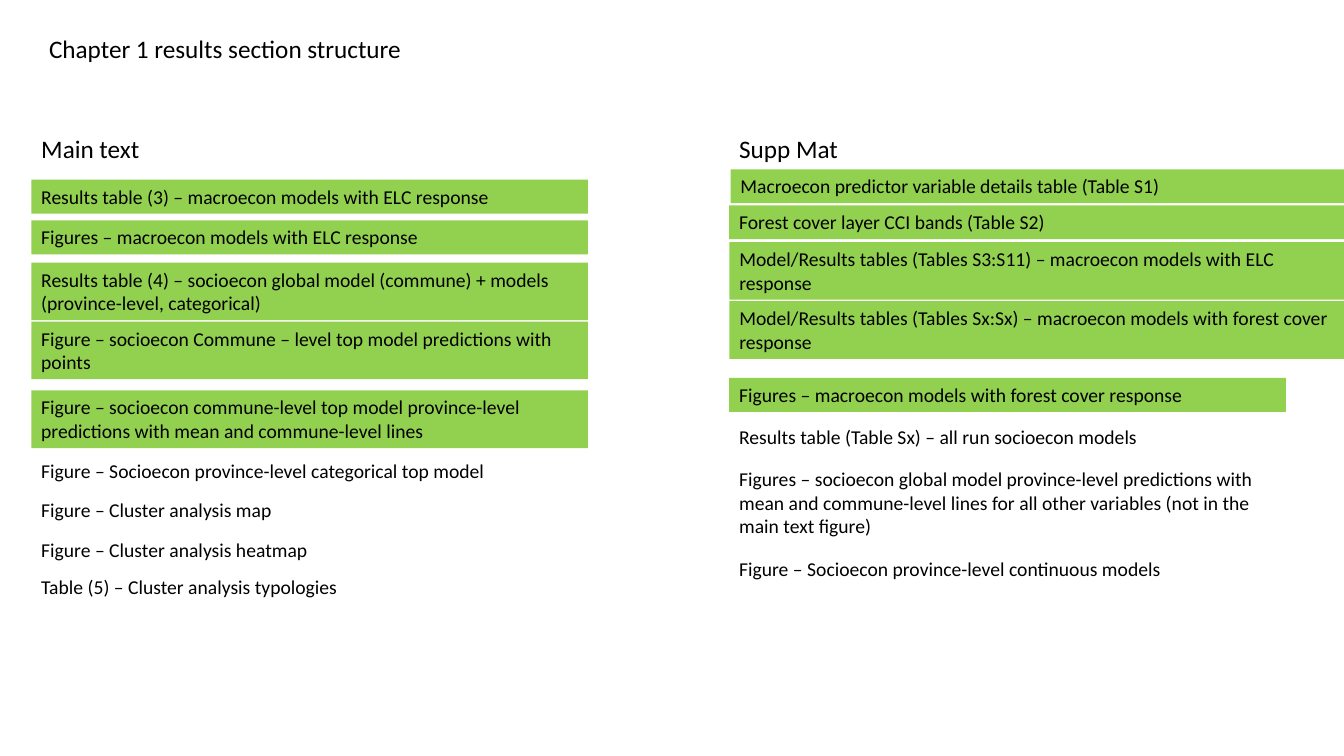
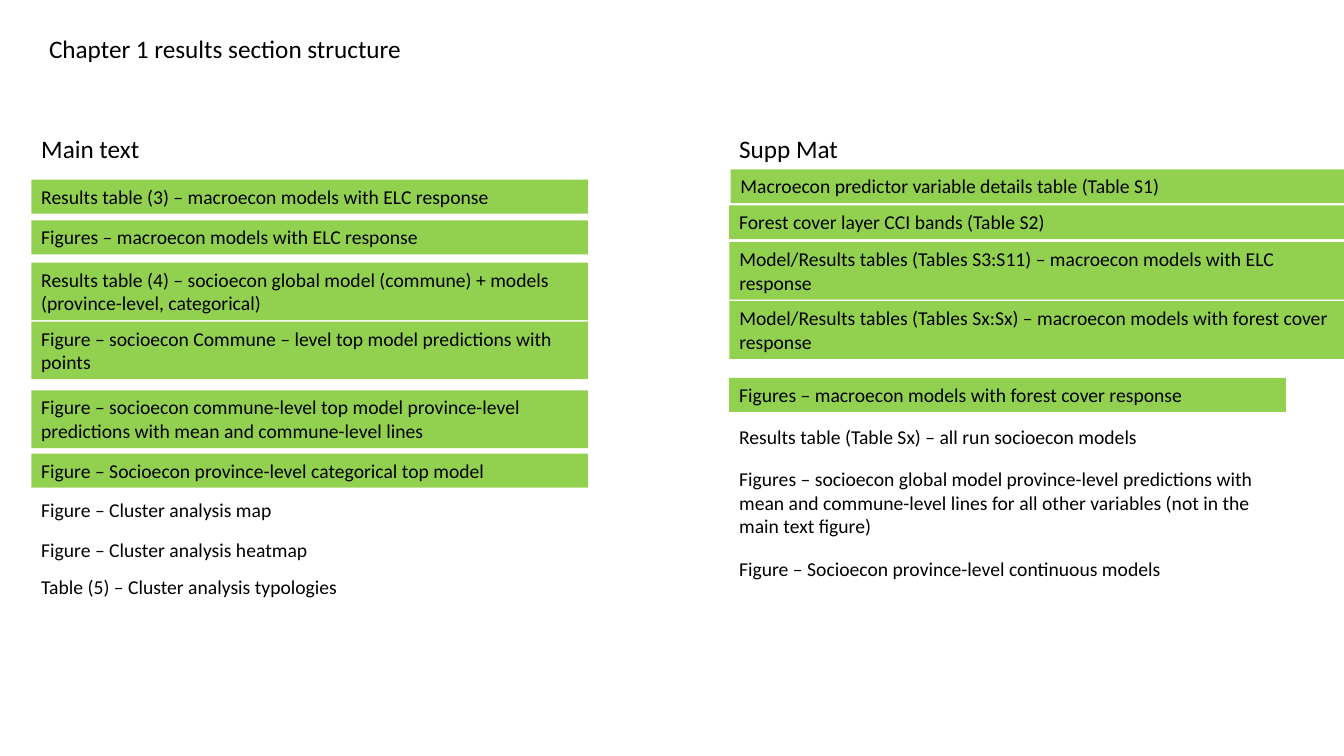
Before and after one commit to mattnuttall00/PhD_Chapter1, a slide deck: slide 1 of Write up/tables_figures_structure.pptx. Drawn at 1344x756 pixels with LibreOffice and Linux fonts; fonts in the diff are those of the drawing. Boxes give left, top, right and bottom in pixels: in the first picture for what was removed or moved away, otherwise in the second. Text is boxed around its words. In the diff, an @@ line names an element or a change of style, - is before the commit and + after.

Commit message:
Results structure updated

```diff
--- a/Write up/tables_figures_structure.pptx
+++ b/Write up/tables_figures_structure.pptx
@@ rectangle "Figure – Socioecon province-level categorical ...": place and size @@
-rectangle "Figure – Socioecon province-level categorical ..." at box(41, 464, 484, 482)
+rectangle "Figure – Socioecon province-level categorical ..." at box(31, 454, 588, 488)
@@ rectangle "Figure – Socioecon province-level categorical ..." at box(31, 454, 588, 488): fill none to #92D050 @@
```
